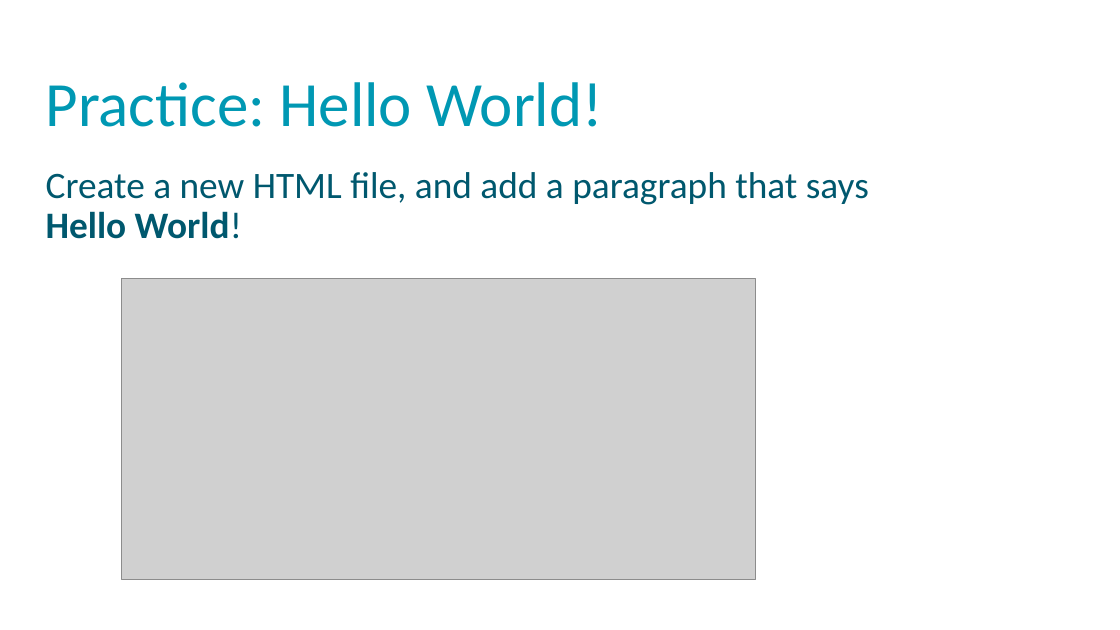
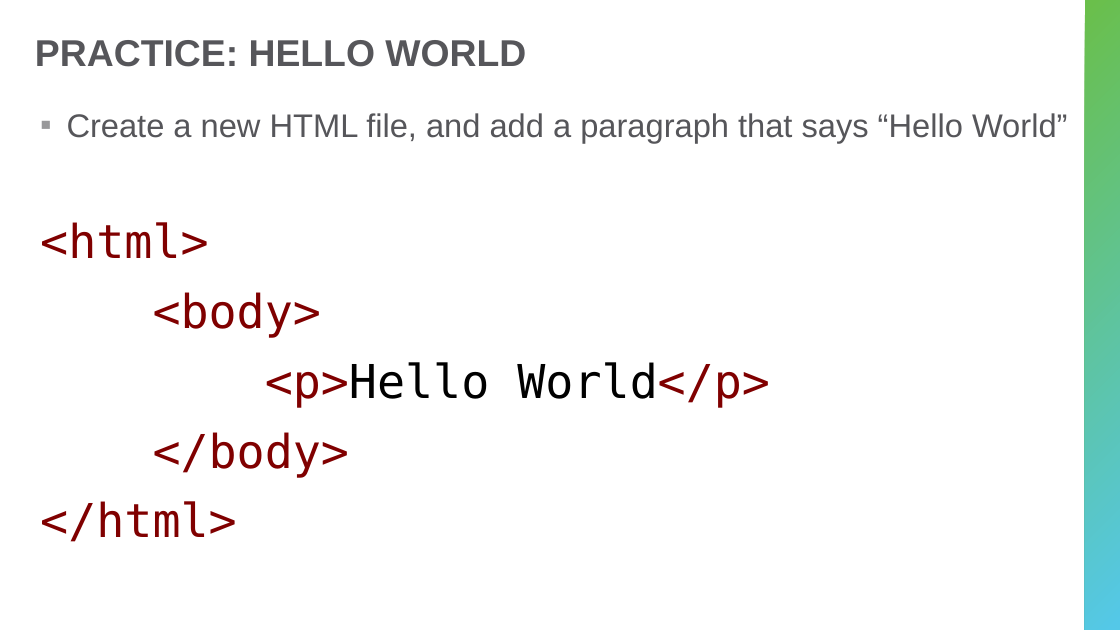
Before and after one commit to hytechclub/web-101, a slide deck: slide 12 of Week01/HelloHtml.pptx (slide 13 before the commit). Drawn at 1120x630 pixels with LibreOffice and Linux fonts; fonts in the diff are those of the drawing; grey boxes stand for pictures; background and template pictures are left out. Boxes give left, top, right and bottom in pixels: in the first picture for what was removed or moved away, otherwise in the second. Text is boxed around its words. In the diff, an @@ line names an element or a change of style, - is before the commit and + after.

```diff
--- a/Week01/HelloHtml.pptx
+++ b/Week01/HelloHtml.pptx
@@ title "PRACTICE: HELLO WORLD" at (x1=35, y1=40, x2=526, y2=67): vertical alignment top to middle @@
@@ rectangle added at (x1=1086, y1=0, x2=1120, y2=630), fill gradient #6ABF4B to #54C8E8 @@
@@ title at (x1=35, y1=40, x2=526, y2=67): text changed; size 54 to 32 pt; font Calibri to Arial; text colour #0098B2 to #56565A; bold on @@
-Practice: Hello World!
+PRACTICE: HELLO WORLD
@@ text at (x1=40, y1=113, x2=1068, y2=542): text changed; size 32 to 28 pt; font Calibri to Arial; text colour #00586E to #56565A @@
-Create a new HTML file, and add a paragraph that says Hello World!
+▪ Create a new HTML file, and add a paragraph that says “Hello World”
+<html>
+<body>
+<p>Hello World</p>
+</body>
+</html>
@@ picture removed at (x1=121, y1=279, x2=755, y2=580) @@
```
Also in this commit, not shown: 3 other slides changed, 8 slides added, 9 slides removed, 5 other files.
